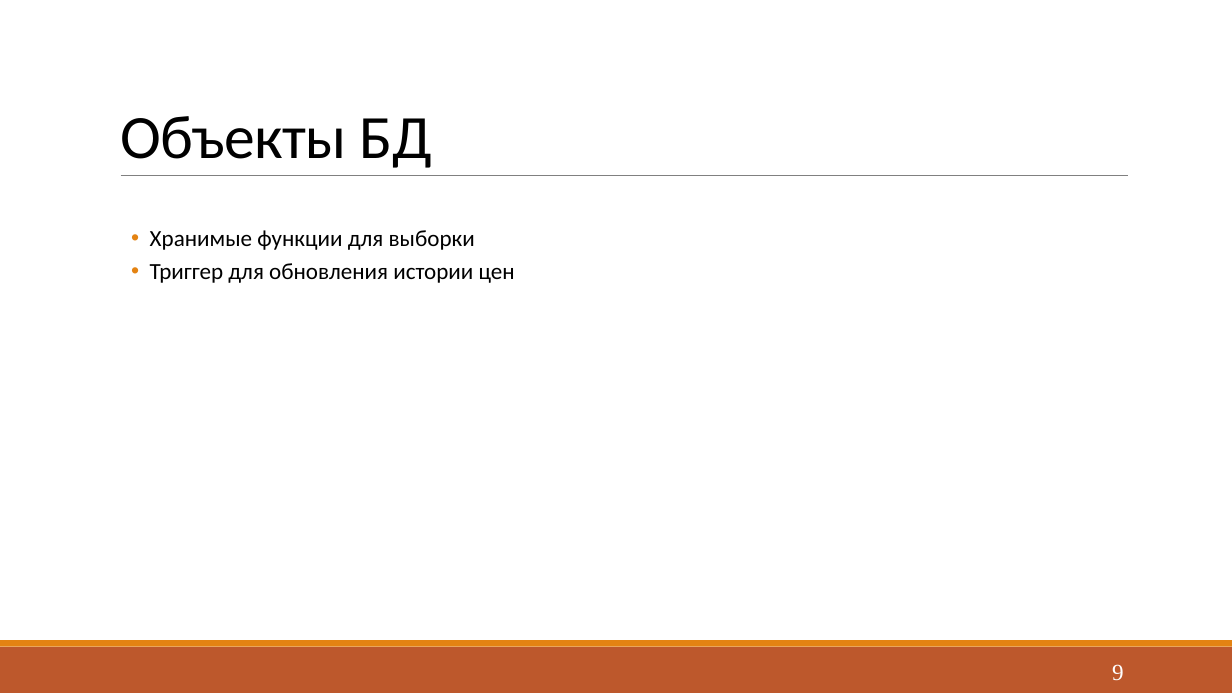
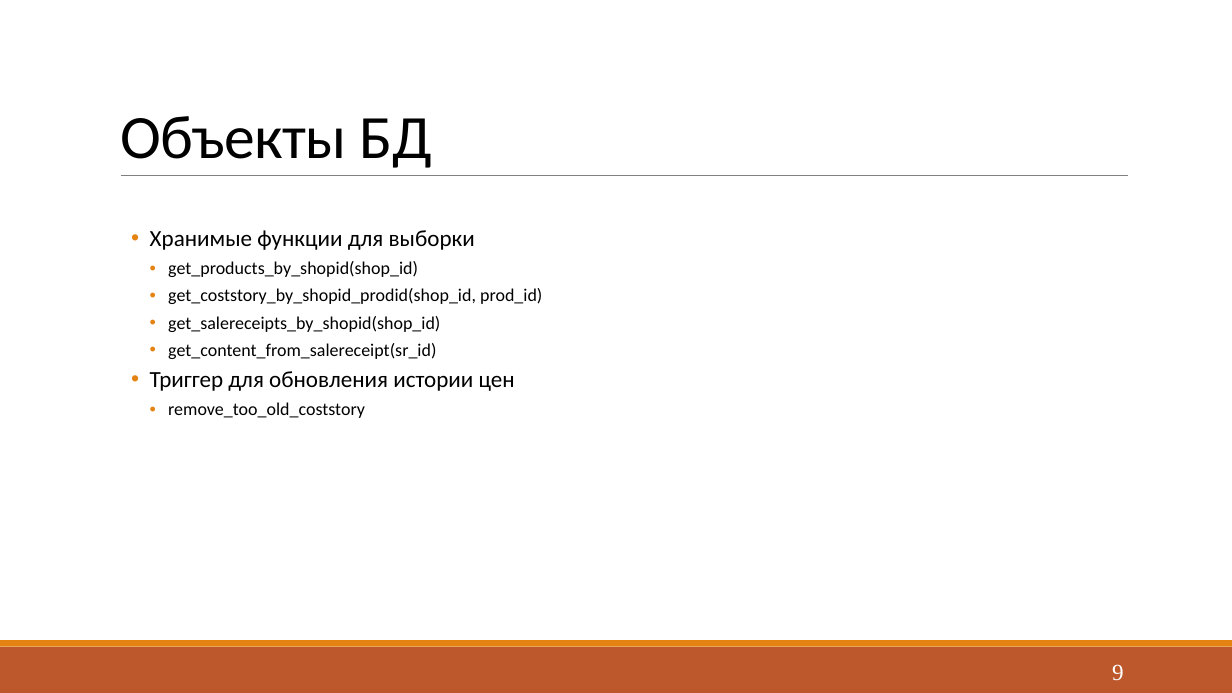
Before and after one commit to Yokud/DBCourseWork, a slide deck: slide 9 of docs/Presentation.pptx. Drawn at 1232x693 pixels with LibreOffice and Linux fonts; fonts in the diff are those of the drawing. Boxes give left, top, right and bottom in pixels: in the first picture for what was removed or moved away, otherwise in the second. Text is boxed around its words. In the diff, an @@ line names an element or a change of style, - is before the commit and + after.

Commit message:
update rpz & presentation

```diff
--- a/docs/Presentation.pptx
+++ b/docs/Presentation.pptx
@@ text at (x1=168, y1=261, x2=542, y2=359): paragraphs added @@
+    • get_products_by_shopid(shop_id)
+    • get_coststory_by_shopid_prodid(shop_id, prod_id)
+    • get_salereceipts_by_shopid(shop_id)
+    • get_content_from_salereceipt(sr_id)
@@ text at (x1=168, y1=402, x2=365, y2=418): paragraph added @@
+    • remove_too_old_coststory
```
Also in this commit, not shown: 10 other slides changed, 4 other files.
